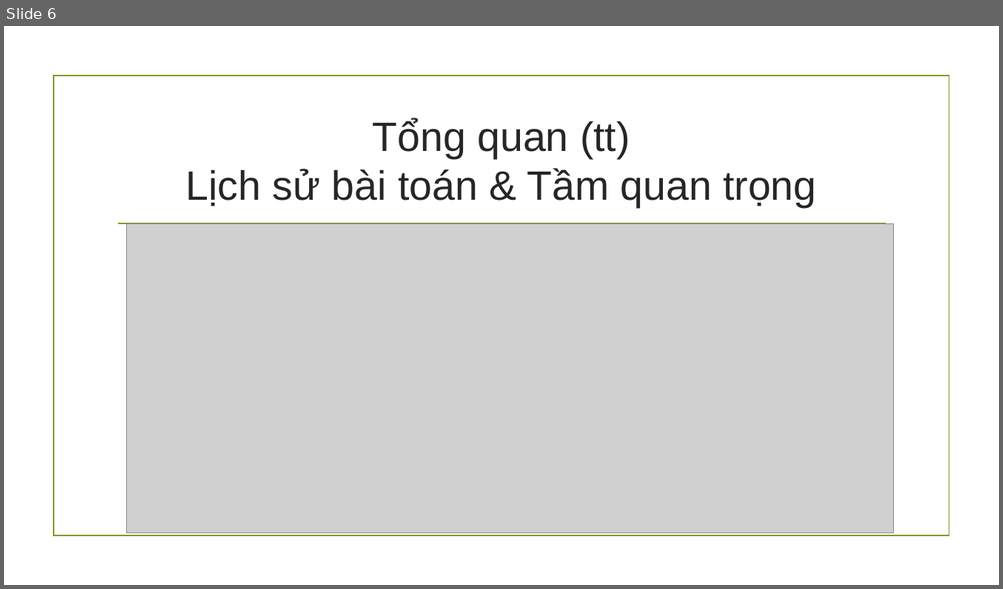
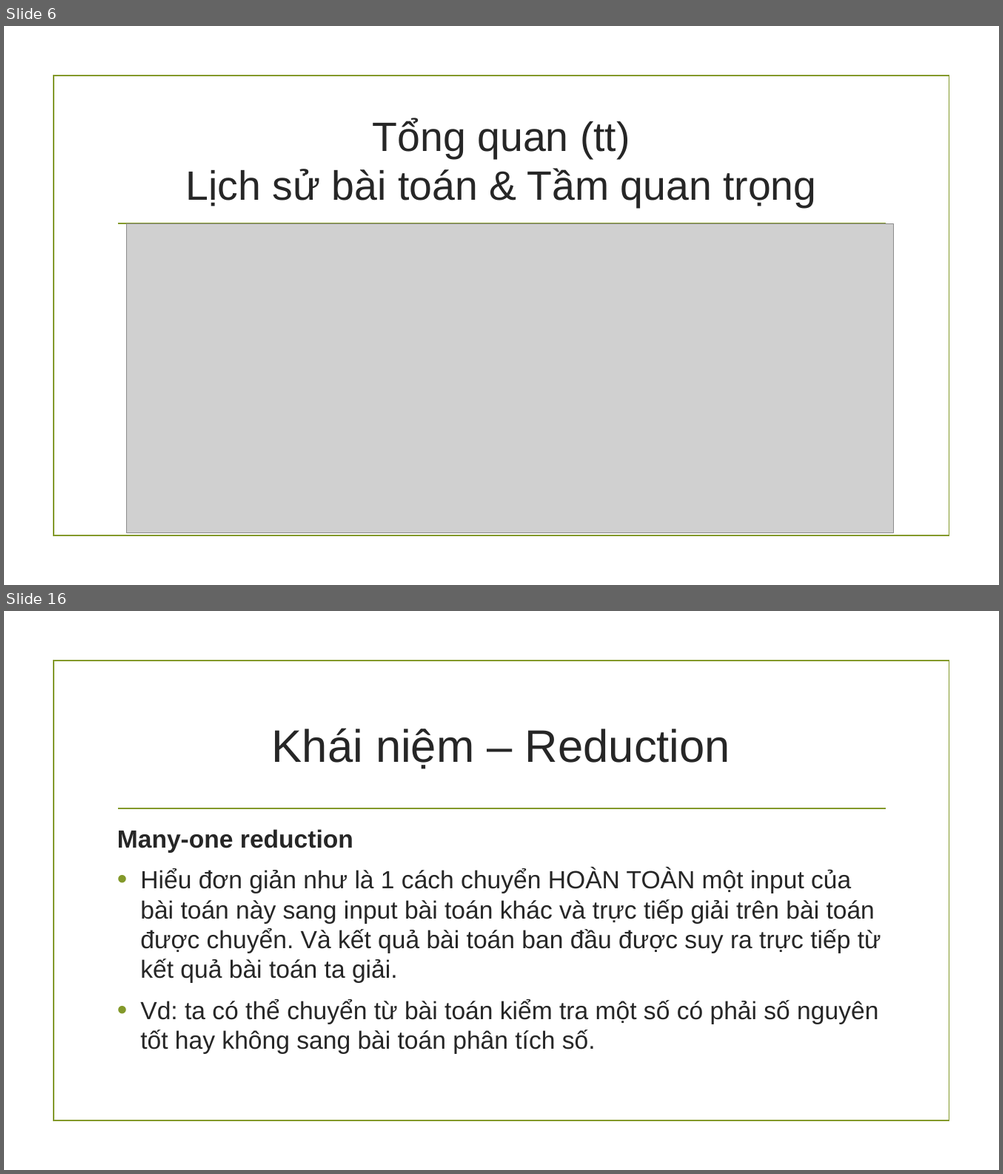
Before and after one commit to hungnguyen0606/PvsNP, a slide deck: Báo cáo đồ án cuối kì.pptx. Shown one above the other, each under a label of ours: slide 6 before the commit, slides 6 and 16 after it; the slides between them are not shown. The pictures are 1003x589 and 1003x1174 pixels, drawn with LibreOffice and Linux fonts; fonts in the diff are those of the drawing; grey boxes stand for pictures; background and template pictures are left out. Boxes give left, top, right and bottom in pixels: in the first picture for what was removed or moved away, otherwise in the second. Text is boxed around its words. In the diff, an @@ line names an element or a change of style, - is before the commit and + after.

Commit message:
Update slide: np hard, many one reduction, polynomial time reduction

```diff
--- a/Báo cáo đồ án cuối kì.pptx
+++ b/Báo cáo đồ án cuối kì.pptx
@@ slide 16 added at (x1=4, y1=611, x2=999, y2=1170), background picture (left out); not listed: 2 template elements that a slide beside it also shows @@
@@ title added at (x1=272, y1=728, x2=730, y2=769), 44 pt, text #262626 @@
+Khái niệm – Reduction
@@ text added at (x1=117, y1=829, x2=881, y2=1054), 24 pt, text #262626 @@
+Many-one reduction
+• Hiểu đơn giản như là 1 cách chuyển HOÀN TOÀN một input của bài toán này sang input bài toán khác và trực tiếp giải trên bài toán được chuyển. Và kết quả bài toán ban đầu được suy ra trực tiếp từ kết quả bài toán ta giải.
+• Vd: ta có thể chuyển từ bài toán kiểm tra một số có phải số nguyên tốt hay không sang bài toán phân tích số.
```
Also in this commit, not shown: 20 slides changed, 2 other slides added, 1 other file.
